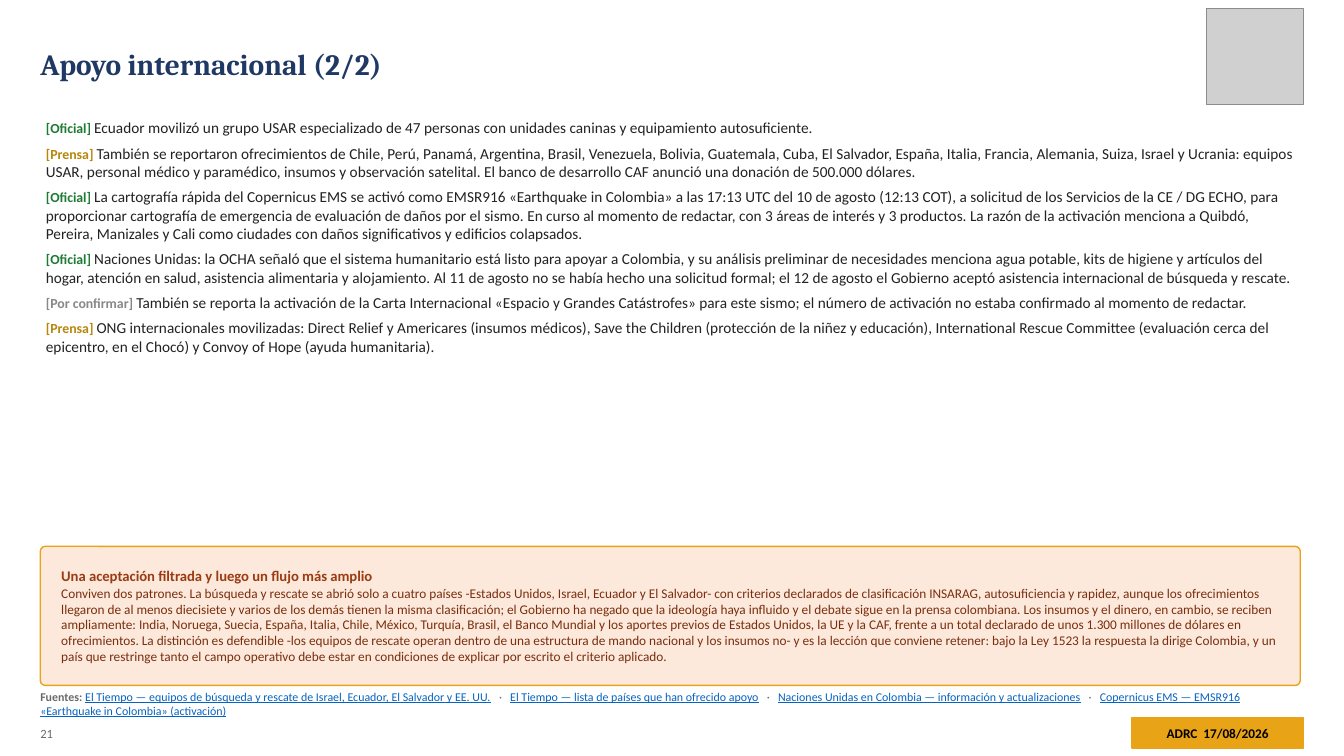
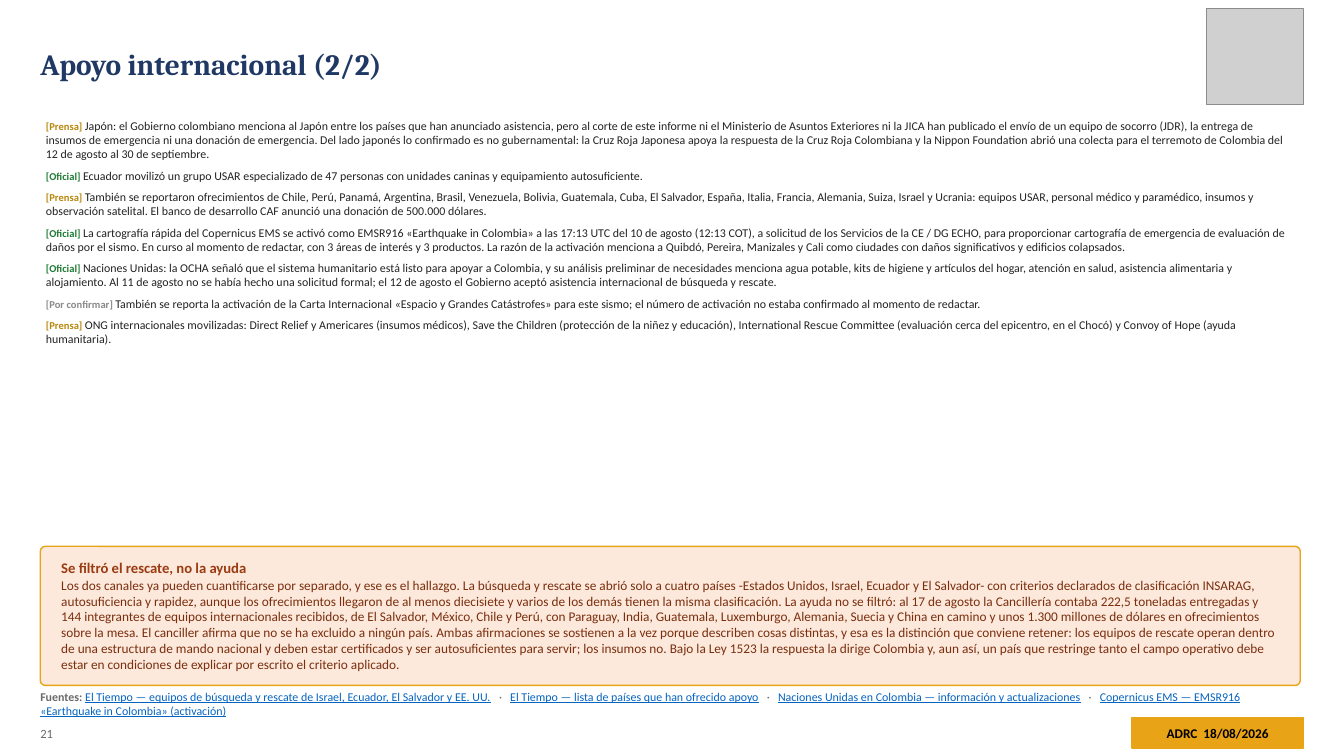
Before and after one commit to kochobi-max/whatsmap, a slide deck: slide 21 of reports/colombia_eq_20260810/output/ADRC_EQ_COL_Choco_20260810_ES.pptx. Drawn at 1344x756 pixels with LibreOffice and Linux fonts; fonts in the diff are those of the drawing; grey boxes stand for pictures. Boxes give left, top, right and bottom in pixels: in the first picture for what was removed or moved away, otherwise in the second. Text is boxed around its words. In the diff, an @@ line names an element or a change of style, - is before the commit and + after.

```diff
--- a/reports/colombia_eq_20260810/output/ADRC_EQ_COL_Choco_20260810_ES.pptx
+++ b/reports/colombia_eq_20260810/output/ADRC_EQ_COL_Choco_20260810_ES.pptx
@@ text at (46,121,1283,160): paragraph added @@
+• [Prensa] Japón: el Gobierno colombiano menciona al Japón entre los países que han anunciado asistencia, pero al corte de este informe ni el Ministerio de Asuntos Exteriores ni la JICA han publicado el envío de un equipo de socorro (JDR), la entrega de insumos de emergencia ni una donación de emergencia. Del lado japonés lo confirmado es no gubernamental: la Cruz Roja Japonesa apoya la respuesta de la Cruz Roja Colombiana y la Nippon Foundation abrió una colecta para el terremoto de Colombia del 12 de agosto al 30 de septiembre.
@@ text at (46,171,1285,345): size 9.9 to 7.5 pt in "[Oficial]", "[Prensa]", "[Oficial]", "[Oficial]" and 2 more places; size 10.9 to 8.5 pt in "Ecuador movilizó un grupo USAR especializado de ...", "También se reportaron ofrecimientos de Chile, Perú, ...", "La cartografía rápida del Copernicus EMS se ...", "Naciones Unidas: la OCHA señaló que el ..." and 2 more places @@
@@ text at (61,562,1274,671): text changed @@
-Una aceptación filtrada y luego un flujo más amplio
-Conviven dos patrones. La búsqueda y rescate se abrió solo a cuatro países -Estados Unidos, Israel, Ecuador y El Salvador- con criterios declarados de clasificación INSARAG, autosuficiencia y rapidez, aunque los ofrecimientos llegaron de al menos diecisiete y varios de los demás tienen la misma clasificación; el Gobierno ha negado que la ideología haya influido y el debate sigue en la prensa colombiana. Los insumos y el dinero, en cambio, se reciben ampliamente: India, Noruega, Suecia, España, Italia, Chile, México, Turquía, Brasil, el Banco Mundial y los aportes previos de Estados Unidos, la UE y la CAF, frente a un total declarado de unos 1.300 millones de dólares en ofrecimientos. La distinción es defendible -los equipos de rescate operan dentro de una estructura de mando nacional y los insumos no- y es la lección que conviene retener: bajo la Ley 1523 la respuesta la dirige Colombia, y un país que restringe tanto el campo operativo debe estar en condiciones de explicar por escrito el criterio aplicado.
+Se filtró el rescate, no la ayuda
+Los dos canales ya pueden cuantificarse por separado, y ese es el hallazgo. La búsqueda y rescate se abrió solo a cuatro países -Estados Unidos, Israel, Ecuador y El Salvador- con criterios declarados de clasificación INSARAG, autosuficiencia y rapidez, aunque los ofrecimientos llegaron de al menos diecisiete y varios de los demás tienen la misma clasificación. La ayuda no se filtró: al 17 de agosto la Cancillería contaba 222,5 toneladas entregadas y 144 integrantes de equipos internacionales recibidos, de El Salvador, México, Chile y Perú, con Paraguay, India, Guatemala, Luxemburgo, Alemania, Suecia y China en camino y unos 1.300 millones de dólares en ofrecimientos sobre la mesa. El canciller afirma que no se ha excluido a ningún país. Ambas afirmaciones se sostienen a la vez porque describen cosas distintas, y esa es la distinción que conviene retener: los equipos de rescate operan dentro de una estructura de mando nacional y deben estar certificados y ser autosuficientes para servir; los insumos no. Bajo la Ley 1523 la respuesta la dirige Colombia y, aun así, un país que restringe tanto el campo operativo debe estar en condiciones de explicar por escrito el criterio aplicado.
@@ text at (1167,728,1268,739): text changed @@
-ADRC 17/08/2026
+ADRC 18/08/2026
```
Also in this commit, not shown: 35 other slides changed, 1 slide added, 8 other files.
